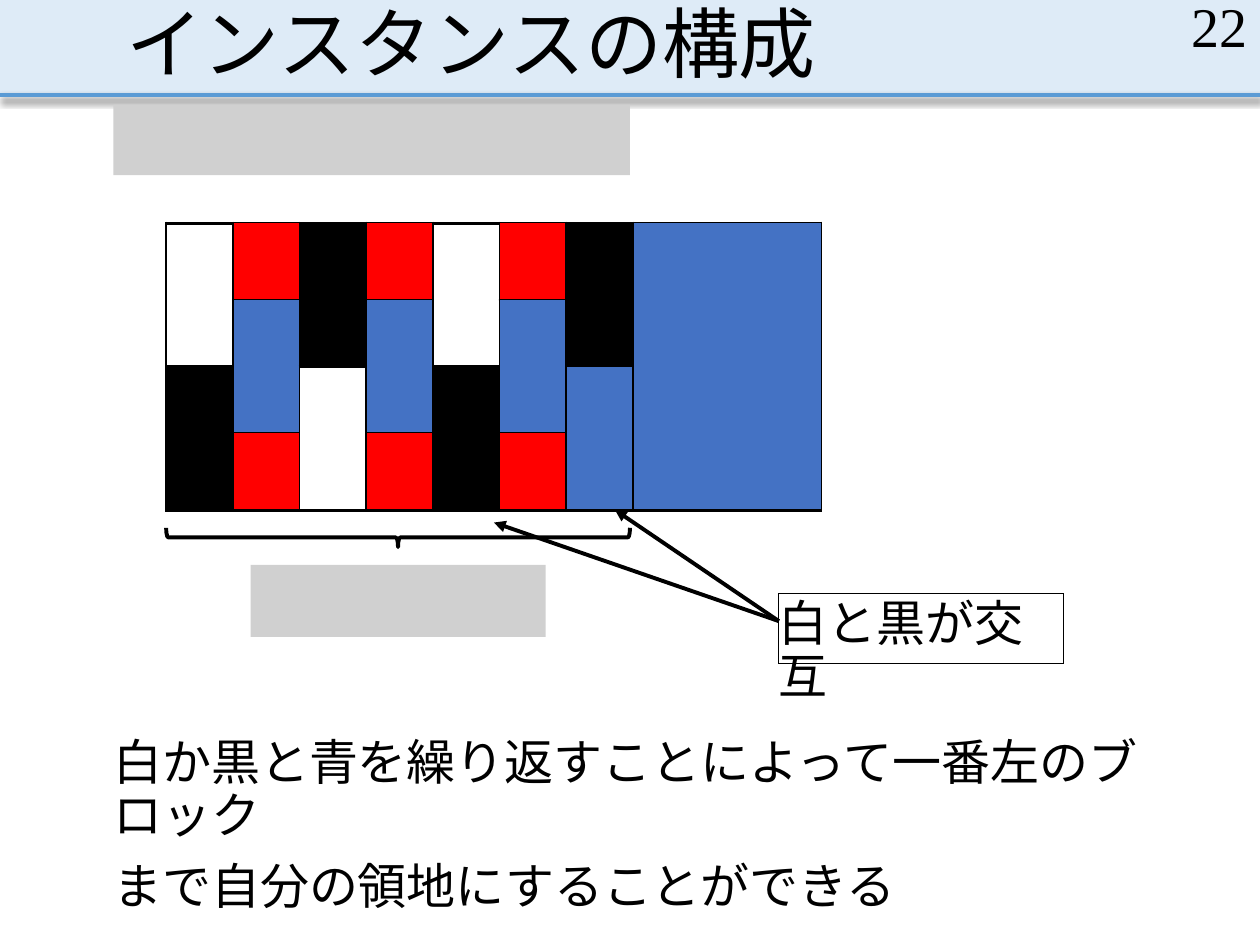
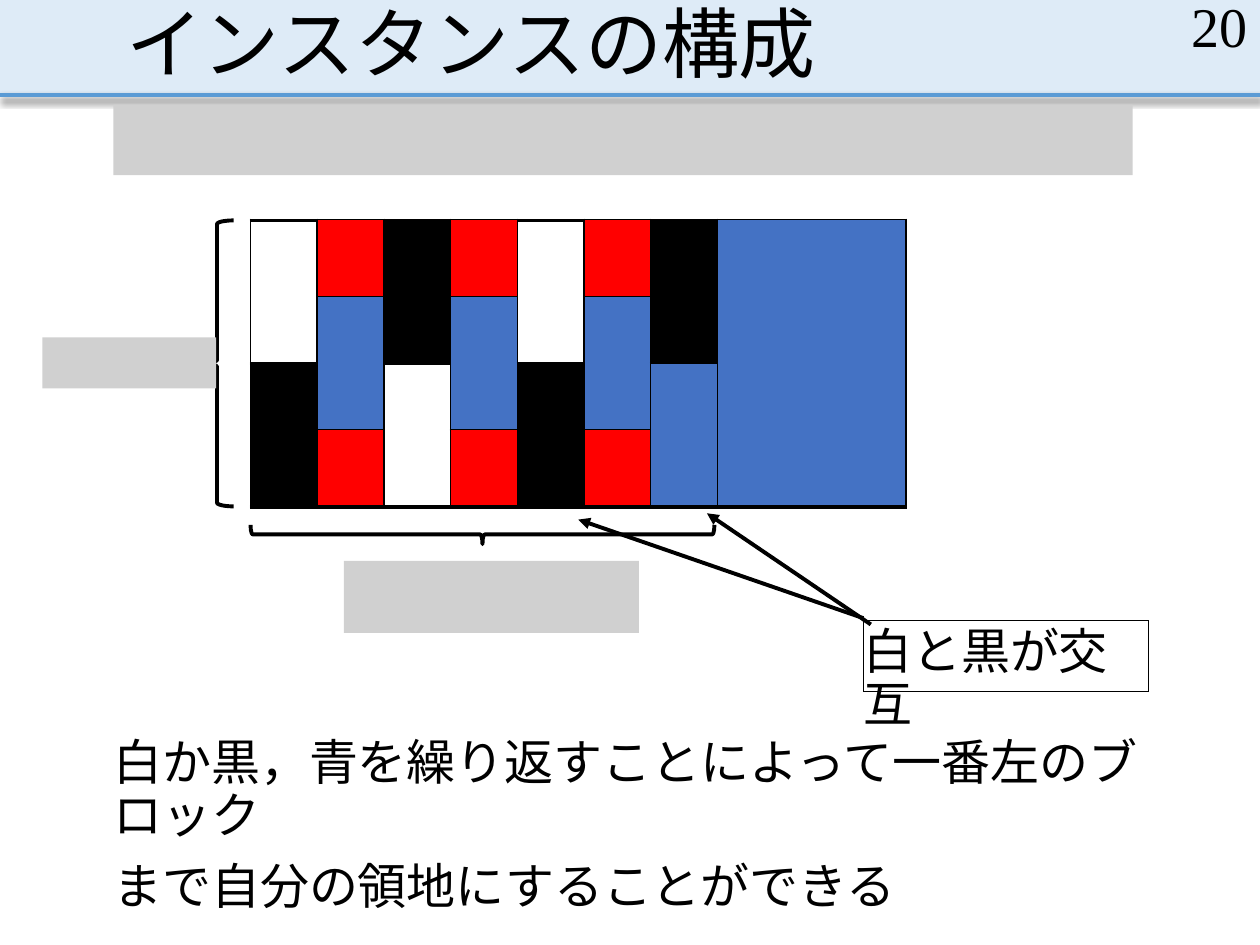
Before and after one commit to MasayaOda/SR, a slide deck: slide 20 of 190513oda.pptx (slide 22 before the commit). Drawn at 1260x945 pixels with LibreOffice and Linux fonts; fonts in the diff are those of the drawing; grey boxes stand for pictures. Boxes give left, top, right and bottom in pixels: in the first picture for what was removed or moved away, otherwise in the second. Text is boxed around its words. In the diff, an @@ line names an element or a change of style, - is before the commit and + after.

```diff
--- a/190513oda.pptx
+++ b/190513oda.pptx
@@ page number at <box>1191,9,1247,48</box>: text changed @@
-22
+20
@@ picture: place and size @@
-picture at <box>113,105,630,175</box>
+picture at <box>113,105,1133,175</box>
@@ left brace added at <box>200,220,233,507</box>, outline #000000 2.25 pt @@
@@ picture added at <box>43,338,217,388</box> @@
@@ left brace: place and size @@
-left brace at <box>166,527,629,546</box>
+left brace at <box>250,525,714,544</box>
@@ 3 tables, 1 arrow: place and size @@
-3 tables, 1 arrow at <box>166,223,823,621</box>
+3 tables, 1 arrow at <box>251,219,907,619</box>
@@ arrow moved from (779, 621) - (615, 510) to (871, 625) - (707, 513) @@
@@ picture: place and size @@
-picture at <box>251,564,546,636</box>
+picture at <box>344,561,639,633</box>
@@ rectangle "白と黒が交互": place and size @@
-rectangle "白と黒が交互" at <box>779,593,1063,664</box>
+rectangle "白と黒が交互" at <box>863,621,1148,692</box>
@@ text at <box>113,738,1137,837</box>: text changed @@
-白か黒と青を繰り返すことによって一番左のブロック
+白か黒，青を繰り返すことによって一番左のブロック
```
Also in this commit, not shown: 28 other slides changed, 7 slides added, 2 slides removed.
